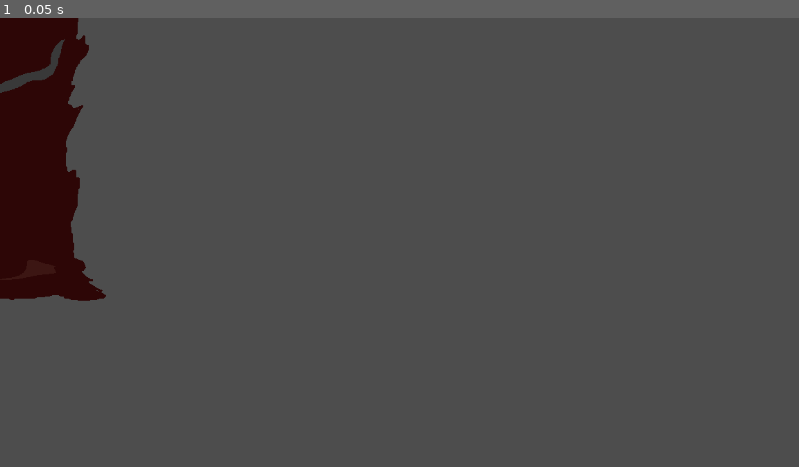
Above: before the commit, frame 1.
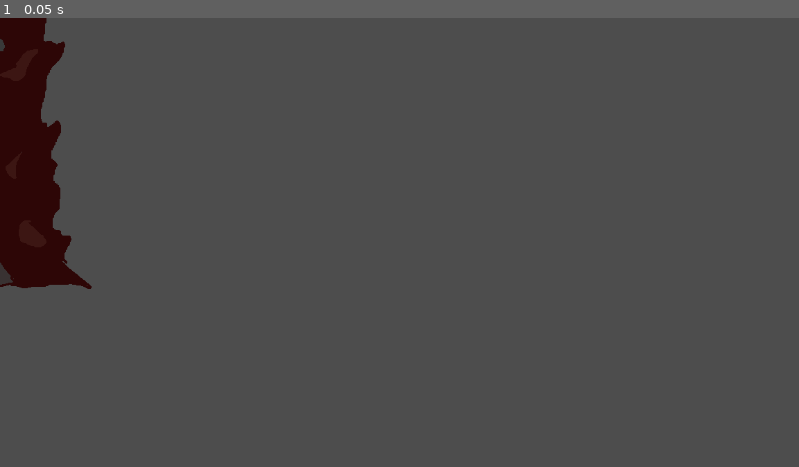
Above: after the commit, the same moment.

Repository: KonradBu/JameGam2024
Game: Godot game, scene res://Game.tscn
Two runs of this game, one before a commit and one after it. Both use one fixed random seed, a clock stepped at 60 frames per second and the inputs below. This scene is started directly instead of the project's main scene.
Inputs:
- Up to frame 1 (0.05 s): no input

The runs differ from the first frame. In frame 1, 2.1% of the frame differs, in the area x 0-14%, y 0-64%.

Commit message:
More animation data

Diff:
--- a/Game.tscn
+++ b/Game.tscn
@@ -1,16 +1,62 @@
-[gd_scene load_steps=11 format=3 uid="uid://dmp4evg7brxxt"]
+[gd_scene load_steps=20 format=3 uid="uid://dmp4evg7brxxt"]
 
 [ext_resource type="PackedScene" uid="uid://c2pfdqffyyxh8" path="res://Player.tscn" id="1_jpou1"]
 [ext_resource type="PackedScene" uid="uid://37iaiqjrojew" path="res://enemy.tscn" id="2_2utsb"]
-[ext_resource type="Texture2D" uid="uid://cc1un4fclc78c" path="res://Animations/back_view_0000.png" id="2_pkilt"]
-[ext_resource type="Texture2D" uid="uid://clx0ishlrrw2p" path="res://Animations/Idle_anim_0000.png" id="2_vicbj"]
-[ext_resource type="Texture2D" uid="uid://dih2idydbv8q0" path="res://Animations/back_view_0002.png" id="3_7tore"]
-[ext_resource type="Texture2D" uid="uid://d4cg240cs7x0a" path="res://Animations/Idle_anim_0001.png" id="3_ek31g"]
-[ext_resource type="Texture2D" uid="uid://cvcxedfkjn60g" path="res://Animations/back_view_0004.png" id="4_u71aj"]
-[ext_resource type="Texture2D" uid="uid://bgqd2hbfoysk8" path="res://Animations/Idle_anim_0002.png" id="4_vcrvb"]
+[ext_resource type="Texture2D" uid="uid://bukho1oqjbp1n" path="res://Animations/Idle/Side/side_view_0000.png" id="2_4kpaj"]
+[ext_resource type="Texture2D" path="res://Animations/back_view_0000.png" id="2_pkilt"]
+[ext_resource type="Texture2D" path="res://Animations/Idle_anim_0000.png" id="2_vicbj"]
+[ext_resource type="Texture2D" path="res://Animations/back_view_0002.png" id="3_7tore"]
+[ext_resource type="Texture2D" path="res://Animations/Idle_anim_0001.png" id="3_ek31g"]
+[ext_resource type="Texture2D" uid="uid://cbh12i8mgpa24" path="res://Animations/Idle/Side/side_view_0001.png" id="3_xrt7e"]
+[ext_resource type="Texture2D" uid="uid://bc2n7t8ikmi0d" path="res://Animations/Idle/Side/side_view_0002.png" id="4_m22s7"]
+[ext_resource type="Texture2D" path="res://Animations/back_view_0004.png" id="4_u71aj"]
+[ext_resource type="Texture2D" path="res://Animations/Idle_anim_0002.png" id="4_vcrvb"]
+[ext_resource type="Texture2D" uid="uid://cdgo2qx0ind1q" path="res://Animations/Walk/Running_front_0000.png" id="5_4dlyg"]
+[ext_resource type="Texture2D" uid="uid://25ycsgg54tqb" path="res://Animations/Walk/Running_front_0001.png" id="6_wul5w"]
+[ext_resource type="Texture2D" uid="uid://dpuk7xjgdjdym" path="res://Animations/Walk/Running_front_0002.png" id="7_n4dm6"]
+[ext_resource type="Texture2D" uid="uid://02fbi51gx11r" path="res://Animations/Walk/Running_front_0003.png" id="8_geeg3"]
+[ext_resource type="Texture2D" uid="uid://cmfw04ks2tiou" path="res://Animations/Walk/Running_front_0004.png" id="9_gnq3k"]
+[ext_resource type="Texture2D" uid="uid://b11pa55jc4bmu" path="res://Animations/Walk/Running_front_0005.png" id="10_r0ehf"]
 
 [sub_resource type="SpriteFrames" id="SpriteFrames_mrsej"]
 animations = [{
+"frames": [{
+"duration": 1.0,
+"texture": ExtResource("2_4kpaj")
+}, {
+"duration": 1.0,
+"texture": ExtResource("3_xrt7e")
+}, {
+"duration": 1.0,
+"texture": ExtResource("4_m22s7")
+}],
+"loop": true,
+"name": &"Side Idle",
+"speed": 5.0
+}, {
+"frames": [{
+"duration": 1.0,
+"texture": ExtResource("5_4dlyg")
+}, {
+"duration": 1.0,
+"texture": ExtResource("6_wul5w")
+}, {
+"duration": 1.0,
+"texture": ExtResource("7_n4dm6")
+}, {
+"duration": 1.0,
+"texture": ExtResource("8_geeg3")
+}, {
+"duration": 1.0,
+"texture": ExtResource("9_gnq3k")
+}, {
+"duration": 1.0,
+"texture": ExtResource("10_r0ehf")
+}],
+"loop": true,
+"name": &"Walk Down",
+"speed": 17.0
+}, {
 "frames": [{
 "duration": 1.0,
 "texture": ExtResource("2_pkilt")
@@ -50,7 +96,8 @@
 
 [node name="AnimatedSprite2D" parent="." instance=ExtResource("1_jpou1")]
 sprite_frames = SubResource("SpriteFrames_mrsej")
-animation = &"back Idle"
+animation = &"Side Idle"
+frame_progress = 0.899436
 
 [node name="NavigationRegion2D" type="NavigationRegion2D" parent="."]
 navigation_polygon = SubResource("NavigationPolygon_4lbbl")
Binary file added: Animations/Idle/Side/side_view_0000.png
Not shown, added: Animations/Idle/Side/side_view_0000.png.import
Binary file added: Animations/Idle/Side/side_view_0001.png
Not shown, added: Animations/Idle/Side/side_view_0001.png.import
Binary file added: Animations/Idle/Side/side_view_0002.png
Not shown, added: Animations/Idle/Side/side_view_0002.png.import
Binary file added: Animations/Walk/Running_front_0000.png
Not shown, added: Animations/Walk/Running_front_0000.png.import
Binary file added: Animations/Walk/Running_front_0001.png
Not shown, added: Animations/Walk/Running_front_0001.png.import
Binary file added: Animations/Walk/Running_front_0002.png
Not shown, added: Animations/Walk/Running_front_0002.png.import
(and 12 more such lines)
